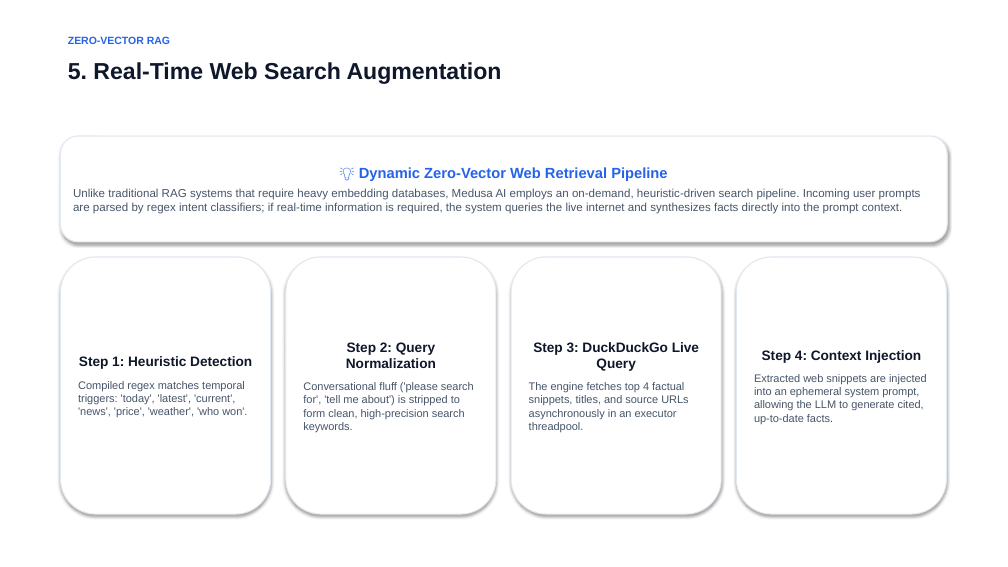
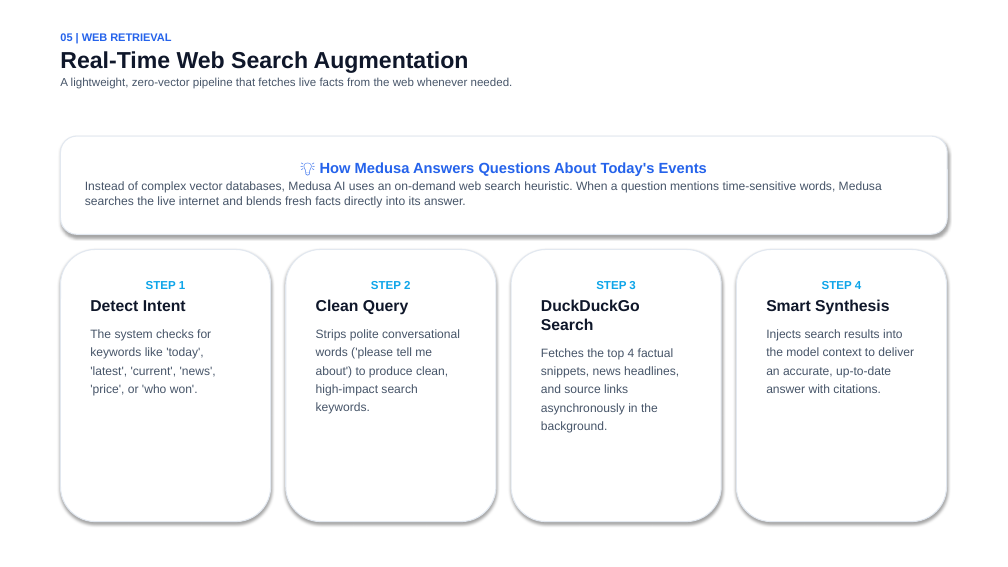
Before and after one commit to w4simg/medusa-ai, a slide deck: slide 6 of Medusa_AI_Presentation.pptx. Drawn at 1008x567 pixels with LibreOffice and Linux fonts; fonts in the diff are those of the drawing. Boxes give left, top, right and bottom in pixels: in the first picture for what was removed or moved away, otherwise in the second. Text is boxed around its words. In the diff, an @@ line names an element or a change of style, - is before the commit and + after.

Commit message:
docs(presentation): simplify 12-slide presentation and embed real screenshots

```diff
--- a/Medusa_AI_Presentation.pptx
+++ b/Medusa_AI_Presentation.pptx
@@ text at [60,32,513,89]: text changed; size 10 to 11 pt; text colour #2563EB to #475569; bold off @@
-ZERO-VECTOR RAG
+05 | WEB RETRIEVAL
+Real-Time Web Search Augmentation
+A lightweight, zero-vector pipeline that fetches live facts from the web whenever needed.
@@ text removed at [68,62,502,84] @@
-5. Real-Time Web Search Augmentation
@@ rounded rectangle "💡 How Medusa Answers Questions ...": place and size @@
-rounded rectangle "💡 How Medusa Answers Questions ..." at [60,136,948,242]
+rounded rectangle "💡 How Medusa Answers Questions ..." at [60,136,948,234]
@@ text in rounded rectangle at [85,162,882,207]: text changed; size 11 to 11.5 pt @@
-💡 Dynamic Zero-Vector Web Retrieval Pipeline
-Unlike traditional RAG systems that require heavy embedding databases, Medusa AI employs an on-demand, heuristic-driven search pipeline. Incoming user prompts are parsed by regex intent classifiers; if real-time information is required, the system queries the live internet and synthesizes facts directly into the prompt context.
+💡 How Medusa Answers Questions About Today's Events
+Instead of complex vector databases, Medusa AI uses an on-demand web search heuristic. When a question mentions time-sensitive words, Medusa searches the live internet and blends fresh facts directly into its answer.
@@ rounded rectangle "STEP 1": place and size @@
-rounded rectangle "STEP 1" at [60,257,271,514]
+rounded rectangle "STEP 1" at [60,250,271,522]
@@ rounded rectangle "STEP 2": place and size @@
-rounded rectangle "STEP 2" at [286,257,496,514]
+rounded rectangle "STEP 2" at [286,250,496,522]
@@ rounded rectangle "STEP 3": place and size @@
-rounded rectangle "STEP 3" at [511,257,721,514]
+rounded rectangle "STEP 3" at [511,250,721,522]
@@ vertical alignment middle to top in 5 elements at [286,250,496,522], [511,250,721,522], [60,250,271,522], [60,136,948,234], [737,250,947,522] @@
@@ rounded rectangle "STEP 4": place and size @@
-rounded rectangle "STEP 4" at [737,257,947,514]
+rounded rectangle "STEP 4" at [737,250,947,522]
@@ text in rounded rectangle at [90,281,216,395]: text changed; size 10.5 to 11.5 pt @@
-Step 1: Heuristic Detection
-Compiled regex matches temporal triggers: 'today', 'latest', 'current', 'news', 'price', 'weather', 'who won'.
+STEP 1
+Detect Intent
+The system checks for keywords like 'today', 'latest', 'current', 'news', 'price', or 'who won'.
@@ text in rounded rectangle at [316,281,460,413]: text changed; size 10.5 to 11.5 pt @@
-Step 2: Query Normalization
-Conversational fluff ('please search for', 'tell me about') is stripped to form clean, high-precision search keywords.
+STEP 2
+Clean Query
+Strips polite conversational words ('please tell me about') to produce clean, high-impact search keywords.
@@ text in rounded rectangle at [541,281,679,432]: text changed; size 10.5 to 11.5 pt @@
-Step 3: DuckDuckGo Live Query
-The engine fetches top 4 factual snippets, titles, and source URLs asynchronously in an executor threadpool.
+STEP 3
+DuckDuckGo Search
+Fetches the top 4 factual snippets, news headlines, and source links asynchronously in the background.
@@ text in rounded rectangle at [766,281,914,393]: text changed; size 10.5 to 11.5 pt @@
-Step 4: Context Injection
-Extracted web snippets are injected into an ephemeral system prompt, allowing the LLM to generate cited, up-to-date facts.
+STEP 4
+Smart Synthesis
+Injects search results into the model context to deliver an accurate, up-to-date answer with citations.
```
Also in this commit, not shown: 8 other slides changed, 3 slides added, 3 slides removed, 4 other files.
